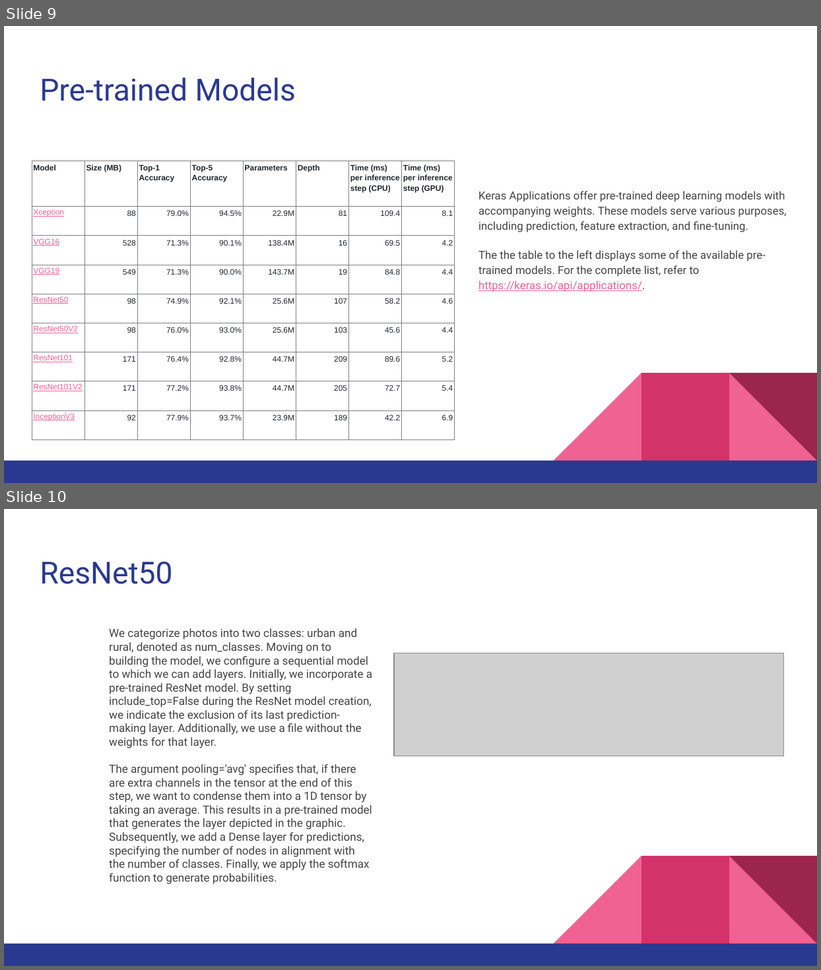
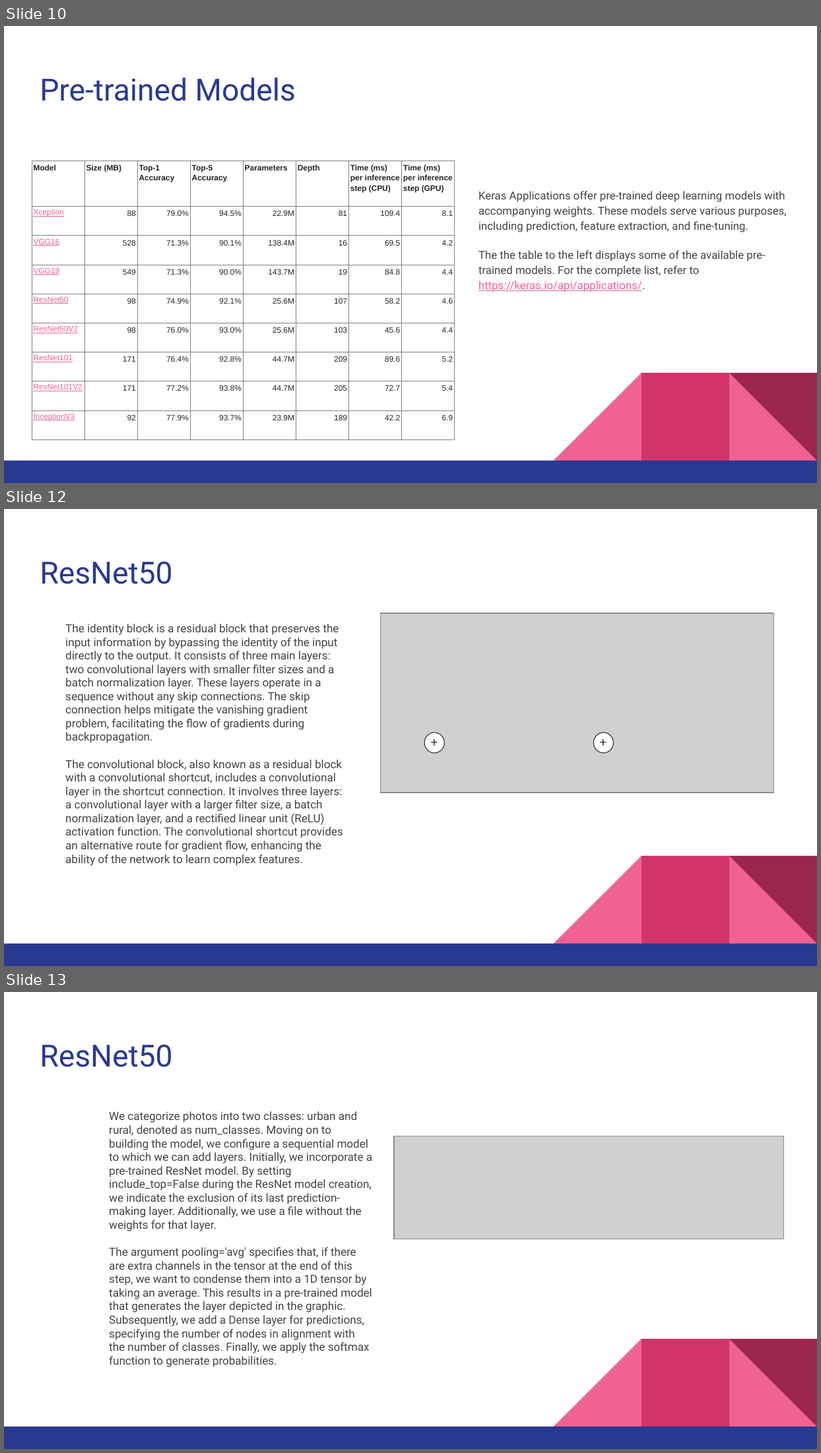
Before and after one commit to r95222023/IBM-Machine-Learning-Professional-Certificate, a slide deck: Deep Learning and Reinforcement Learning/Deep Learning Project_ Urban Area Detection System.pptx. Shown one above the other, each under a label of ours: slides 9 and 10 before the commit, slides 10, 12 and 13 after it; the slides between them are not shown. The pictures are 821x970 and 821x1453 pixels, drawn with LibreOffice and Linux fonts; fonts in the diff are those of the drawing; grey boxes stand for pictures. Boxes give left, top, right and bottom in pixels: in the first picture for what was removed or moved away, otherwise in the second. Text is boxed around its words. In the diff, an @@ line names an element or a change of style, - is before the commit and + after.

Commit message:
update deep learning project

```diff
--- a/Deep Learning and Reinforcement Learning/Deep Learning Project_ Urban Area Detection System.pptx
+++ b/Deep Learning and Reinforcement Learning/Deep Learning Project_ Urban Area Detection System.pptx
@@ slide 12 added at <box>4,509,817,966</box>, background #FFFFFF; not listed: 5 template elements that a slide beside it also shows @@
@@ title added at <box>40,561,172,584</box>, 27 pt, text #2A3990 @@
+ResNet50
@@ text added at <box>65,624,343,866</box>, 10 pt, text #434343 @@
+The identity block is a residual block that preserves the input information by bypassing the identity of the input directly to the output. It consists of three main layers: two convolutional layers with smaller filter sizes and a batch normalization layer. These layers operate in a sequence without any skip connections. The skip connection helps mitigate the vanishing gradient problem, facilitating the flow of gradients during backpropagation.
+The convolutional block, also known as a residual block with a convolutional shortcut, includes a convolutional layer in the shortcut connection. It involves three layers: a convolutional layer with a larger filter size, a batch normalization layer, and a rectified linear unit (ReLU) activation function. The convolutional shortcut provides an alternative route for gradient flow, enhancing the ability of the network to learn complex features.
@@ picture added at <box>380,613,774,793</box> @@
@@ text added at <box>422,727,446,758</box>, 11 pt, text #434343 @@
++
@@ ellipse added at <box>424,733,445,753</box>, fill #FFFFFF, outline #434343 0.75 pt @@
@@ text added at <box>592,727,615,758</box>, 11 pt, text #434343 @@
++
@@ ellipse added at <box>593,733,614,753</box>, fill #FFFFFF, outline #434343 0.75 pt @@
@@ what was slide 9 is now slide 10 @@
@@ what was slide 10 is now slide 13 @@
```
Also in this commit, not shown: 2 slides changed, 3 other slides added, 1 other file.
